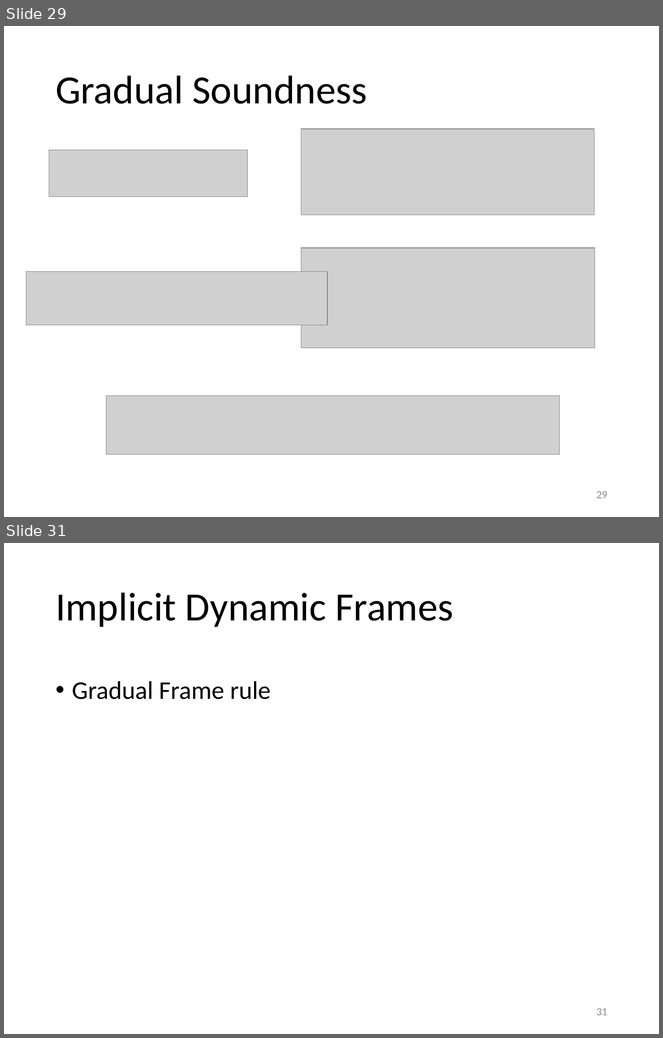
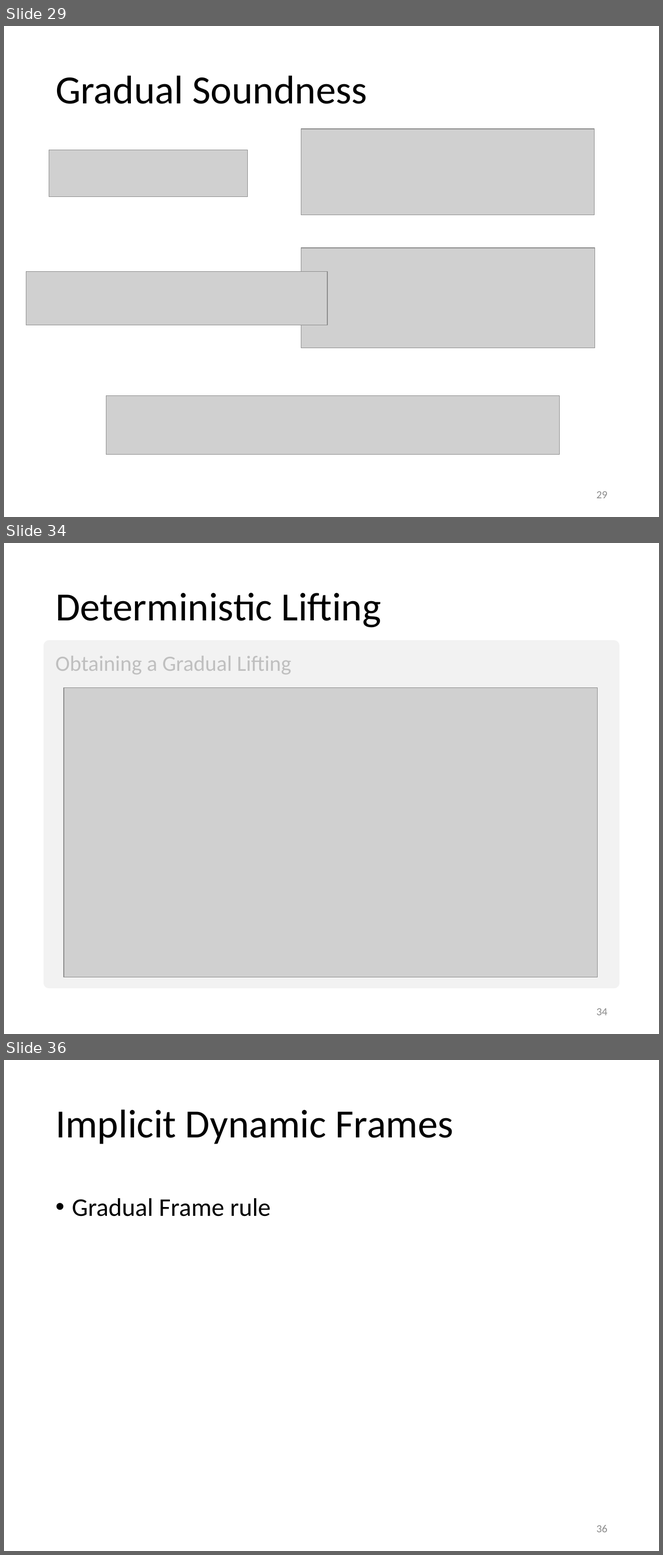
Before and after one commit to olydis/GradVerThesis, a slide deck: presentation/PLunch.pptm. Shown one above the other, each under a label of ours: slides 29 and 31 before the commit, slides 29, 34 and 36 after it; the slides between them are not shown. The pictures are 663x1038 and 663x1555 pixels, drawn with LibreOffice and Linux fonts; fonts in the diff are those of the drawing; grey boxes stand for pictures. Boxes give left, top, right and bottom in pixels: in the first picture for what was removed or moved away, otherwise in the second. Text is boxed around its words. In the diff, an @@ line names an element or a change of style, - is before the commit and + after.

```diff
--- a/presentation/PLunch.pptm
+++ b/presentation/PLunch.pptm
@@ slide 34 added at bbox=[4, 543, 659, 1034], background #FFFFFF @@
@@ title added at bbox=[55, 592, 382, 628], 44 pt, text #000000 @@
+Deterministic Lifting
@@ rectangle added at bbox=[49, 646, 614, 983], fill #F2F2F2, outline #F2F2F2 12 pt, 24 pt, text #BFBFBF @@
+Obtaining a Gradual Lifting
@@ picture added at bbox=[64, 688, 598, 977] @@
@@ page number added at bbox=[597, 1008, 608, 1016], 12 pt, text #8C8C8C @@
+34
@@ what was slide 31 is now slide 36 @@
@@ page number at bbox=[597, 1525, 608, 1533]: text changed @@
-31
+36
```
Also in this commit, not shown: 4 other slides added.
